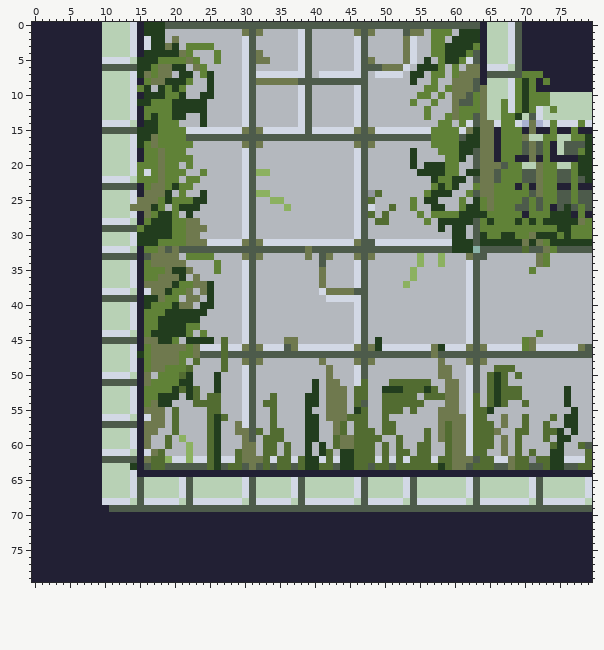
Two versions of one sprite sheet, GreatMeadow/Assets/Features/Maze_Namespace/Tiles/TileSprites/NorthEast.png. Above, as it was before the edit.
The file is 80x80 pixels. Colours within 5 levels of each other are drawn and written as one.
Once edited:
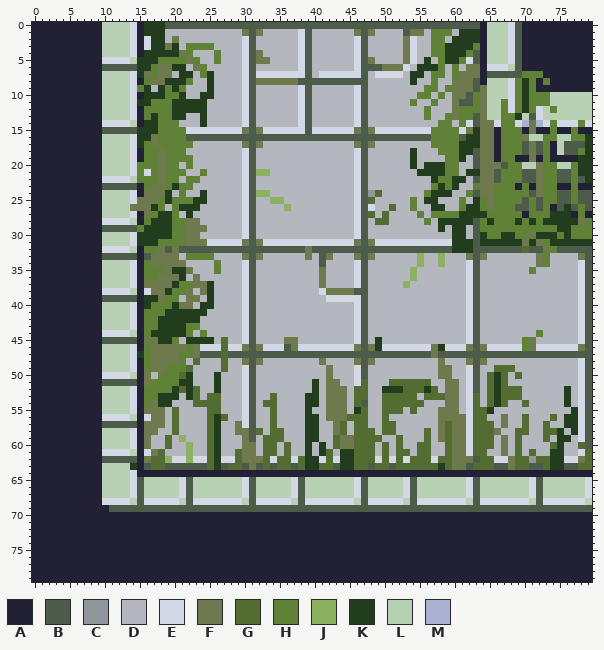
Palette (. is transparent): A #222034  B #4d5b4b  C #91959c  D #b4b8be  E #d2d8e5  F #6f794e  G #526c31  H #608237  J #8cb160  K #223d1e  L #b8d1b5  M #aab1d1
Changes in this commit:
{"y":31,"x":48,"old":"B","new":"F"}
{"y":32,"x":63,"old":".","new":"B"}
{"y":33,"x":64,"old":"B","new":"F"}
{"y":33,"x":78,"old":"DD","new":"FB"}
{"y":34,"x":78,"old":"DD","new":"EB"}
{"y":35,"x":78,"old":"DD","new":"EB"}
{"y":36,"x":78,"old":"DD","new":"EB"}
{"y":37,"x":78,"old":"DD","new":"EB"}
{"y":38,"x":78,"old":"DD","new":"EB"}
{"y":39,"x":78,"old":"DD","new":"EB"}
{"y":40,"x":78,"old":"DD","new":"EB"}
{"y":41,"x":78,"old":"DD","new":"EB"}
{"y":42,"x":78,"old":"DD","new":"EB"}
{"y":43,"x":78,"old":"DD","new":"EB"}
{"y":44,"x":78,"old":"DD","new":"EB"}
{"y":45,"x":78,"old":"DD","new":"EB"}
{"y":48,"x":78,"old":"DD","new":"EB"}
{"y":49,"x":78,"old":"DD","new":"EB"}
{"y":50,"x":78,"old":"DD","new":"EB"}
{"y":51,"x":78,"old":"DD","new":"EB"}
{"y":52,"x":78,"old":"DD","new":"EB"}
{"y":53,"x":78,"old":"DD","new":"EB"}
{"y":54,"x":78,"old":"DD","new":"EB"}
{"y":55,"x":78,"old":"DD","new":"EB"}
{"y":56,"x":78,"old":"DD","new":"EB"}
{"y":57,"x":78,"old":"DD","new":"EB"}
{"y":58,"x":78,"old":"DD","new":"EB"}
{"y":59,"x":78,"old":"DD","new":"EB"}
{"y":61,"x":78,"old":"D","new":"E"}
{"y":62,"x":78,"old":"E","new":"F"}
{"label":"changed","picture_box":[368,239,375,246]}
{"label":"changed","picture_box":[473,246,487,260]}
{"label":"changed","picture_box":[578,253,592,463]}
